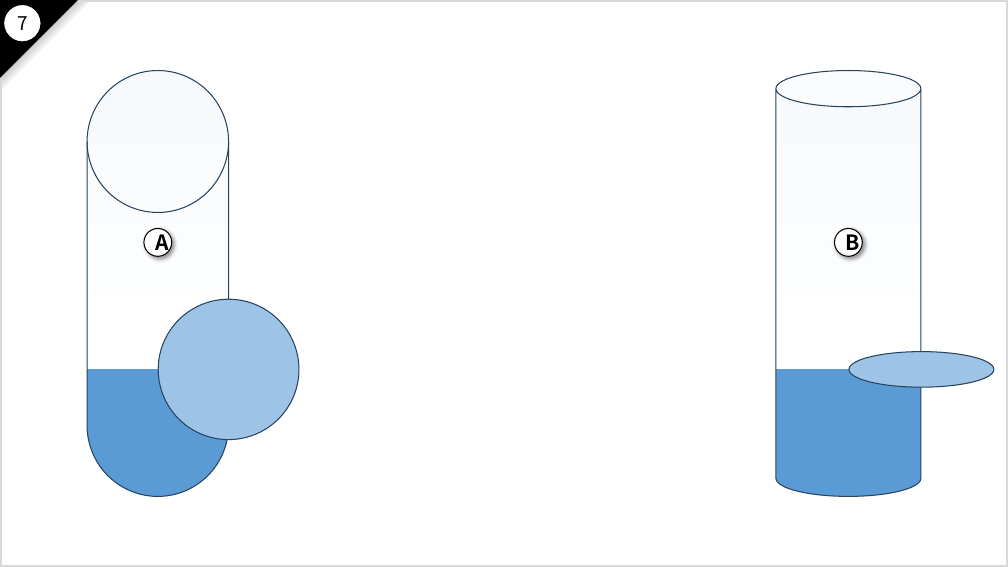
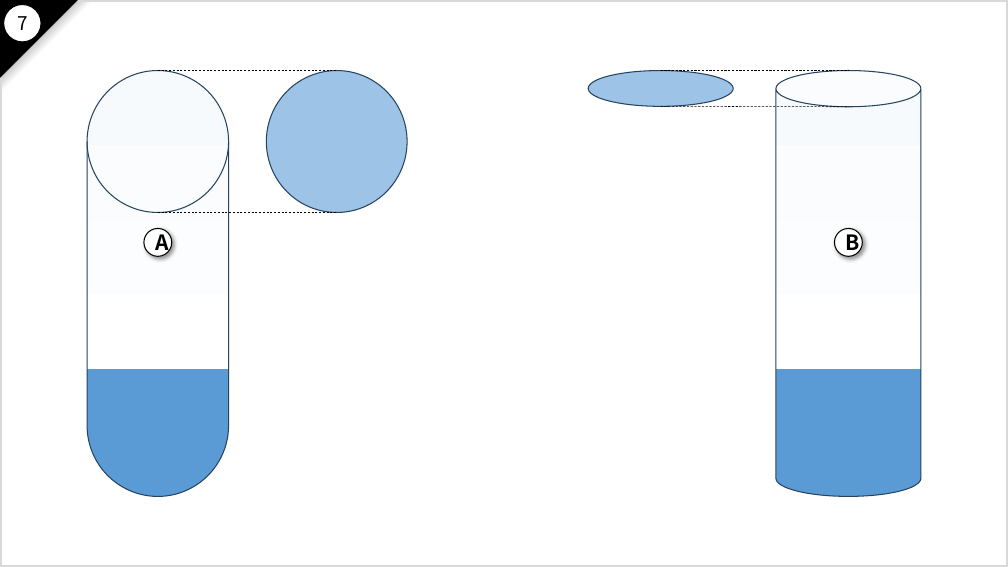
Before and after one commit to nakayama-kazuki/2021, a slide deck: slide 98 of pptx/power-punch-v2.pptx. Drawn at 1008x567 pixels with LibreOffice and Linux fonts; fonts in the diff are those of the drawing. Boxes give left, top, right and bottom in pixels: in the first picture for what was removed or moved away, otherwise in the second. Text is boxed around its words. In the diff, an @@ line names an element or a change of style, - is before the commit and + after.

```diff
--- a/pptx/power-punch-v2.pptx
+++ b/pptx/power-punch-v2.pptx
@@ line added from (158, 70) to (337, 70), #000000 0.5 pt dashed @@
@@ ellipse: place and size @@
-ellipse at (158,299,299,440)
+ellipse at (266,70,407,212)
@@ ellipse: place and size @@
-ellipse at (849,352,994,387)
+ellipse at (588,70,734,106)
@@ line added from (661, 70) to (848, 70), #000000 0.5 pt dashed @@
@@ line added from (661, 107) to (848, 107), #000000 0.5 pt dashed @@
@@ line added from (158, 212) to (337, 212), #000000 0.5 pt dashed @@
```
Also in this commit, not shown: 9 other slides changed, 2 slides added.
